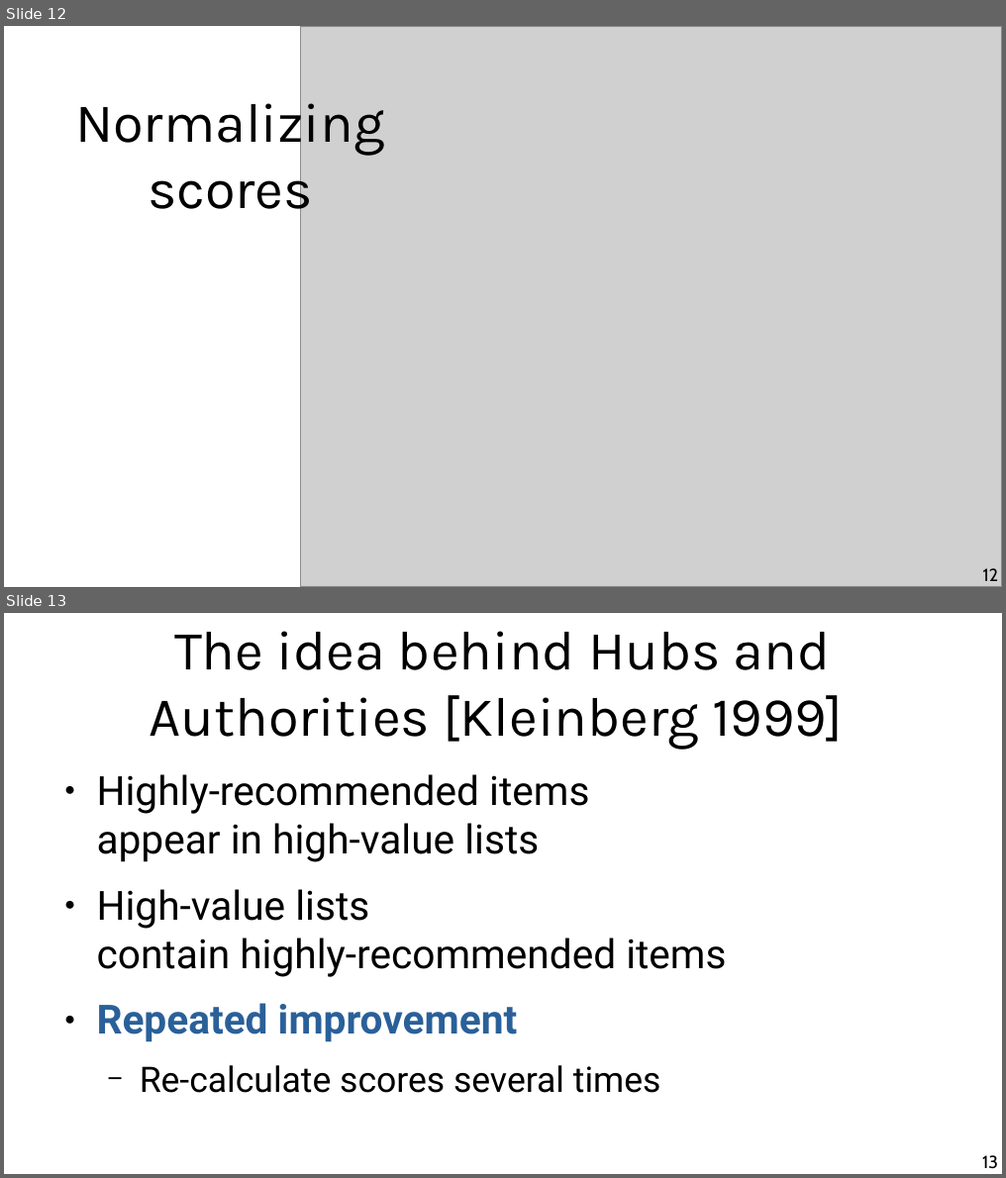
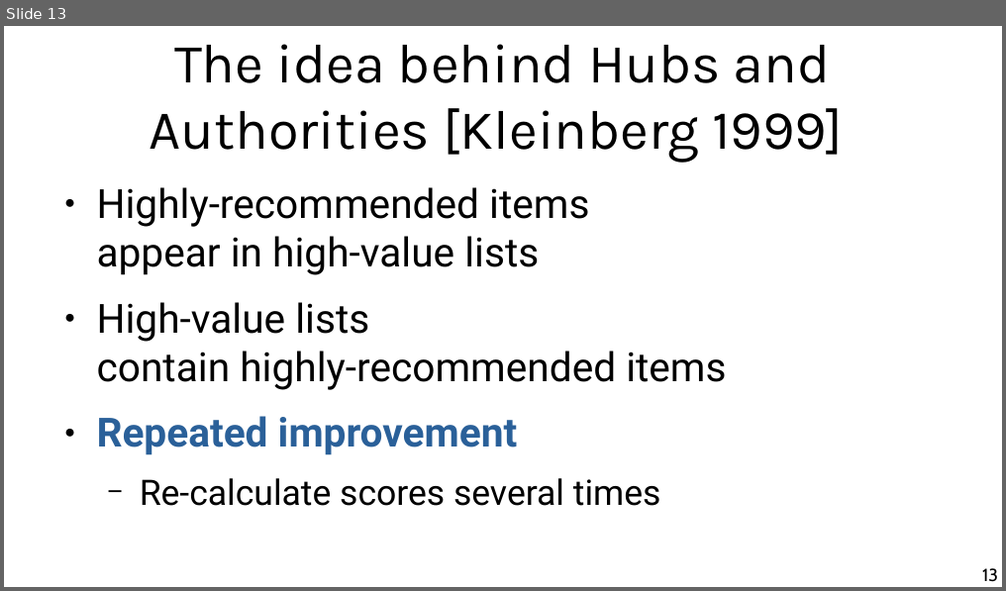
Before and after one commit to chatox/networks-science-course, a slide deck: theory/odp/tt08-hubs_authorities.odp. Shown one above the other, each under a label of ours: slides 12 and 13 before the commit, slide 13 after it. The pictures are 1006x1178 and 1006x591 pixels, drawn with LibreOffice and Linux fonts; fonts in the diff are those of the drawing; grey boxes stand for pictures. Boxes give left, top, right and bottom in pixels: in the first picture for what was removed or moved away, otherwise in the second. Text is boxed around its words. In the diff, an @@ line names an element or a change of style, - is before the commit and + after.

```diff
--- a/theory/odp/tt08-hubs_authorities.odp
+++ b/theory/odp/tt08-hubs_authorities.odp
@@ slide 12 removed at <box>4,26,1002,587</box>, background #FFFFFF @@
@@ picture removed at <box>300,26,1002,587</box> @@
@@ title removed at <box>75,92,385,222</box> @@
-Normalizing scores
@@ page number removed at <box>983,569,999,581</box> @@
-12
```
Also in this commit, not shown: 19 slides changed, 3 slides added, 2 other slides removed, 3 other files.
